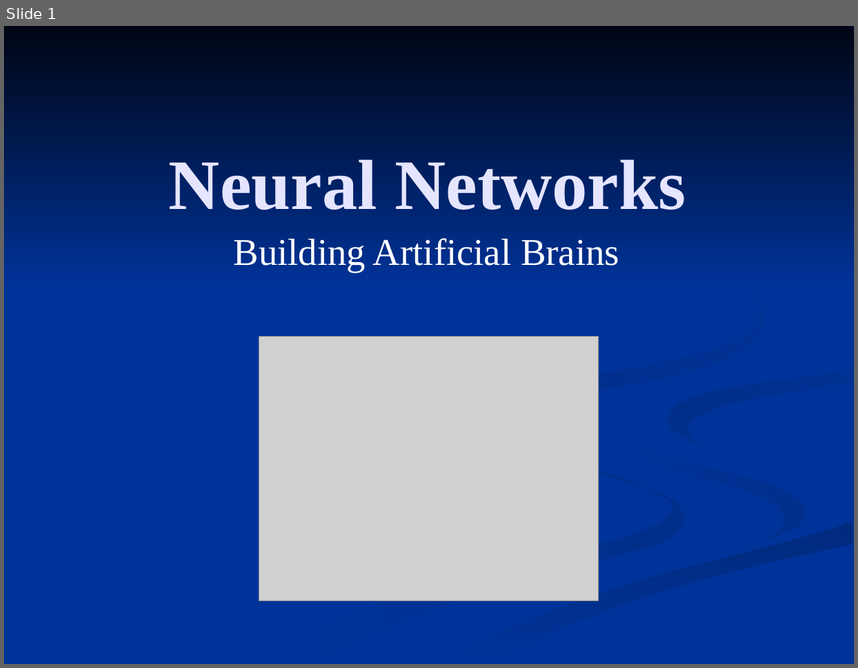
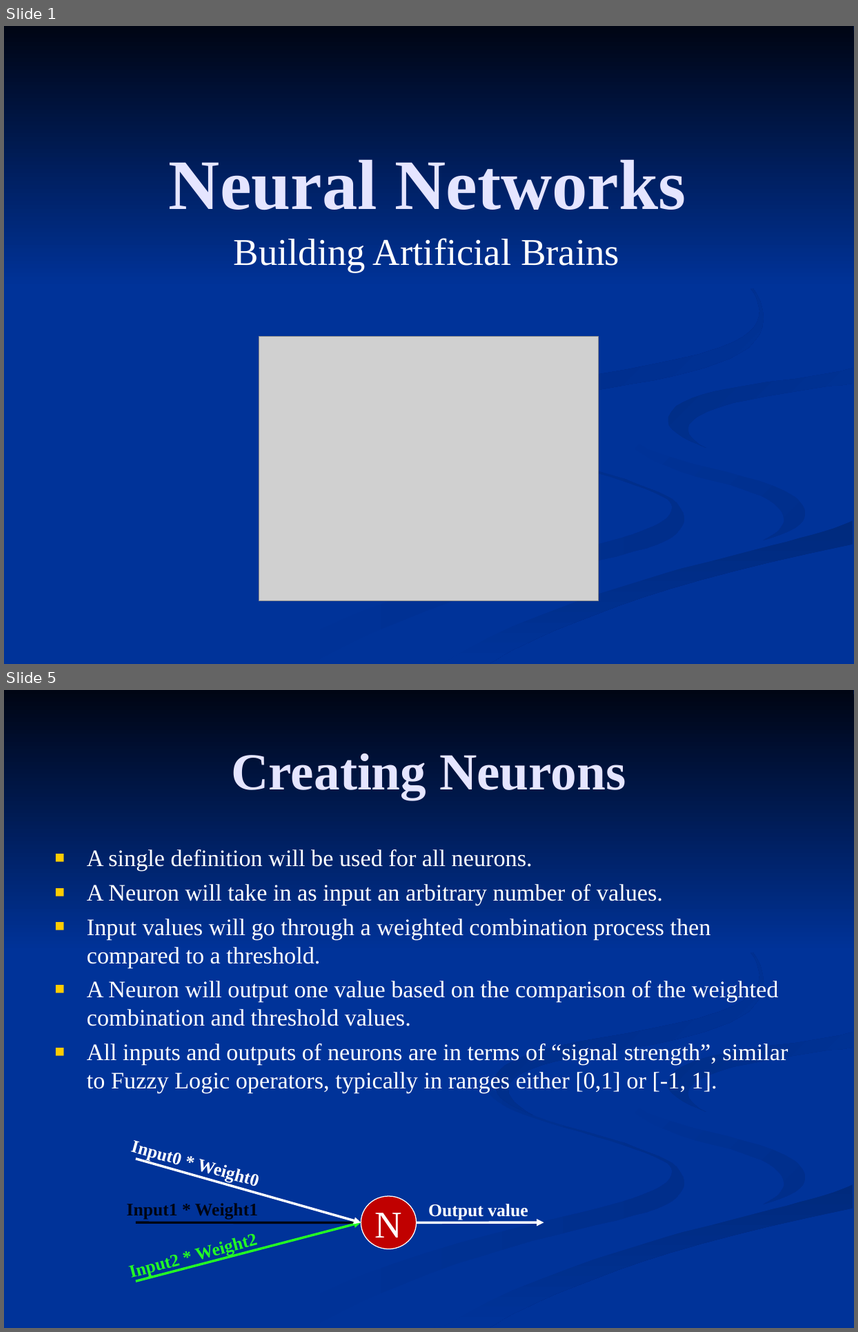
Before and after one commit to FleepyBeepy/Artificial-Intelligence, a slide deck: Lecture Slides/8.2 - Neural Networks.ppt. Shown one above the other, each under a label of ours: slide 1 before the commit, slides 1 and 5 after it; the slides between them are not shown. The pictures are 858x668 and 858x1332 pixels, drawn with LibreOffice and Linux fonts; fonts in the diff are those of the drawing; grey boxes stand for pictures. Boxes give left, top, right and bottom in pixels: in the first picture for what was removed or moved away, otherwise in the second. Text is boxed around its words. In the diff, an @@ line names an element or a change of style, - is before the commit and + after.

```diff
--- a/Lecture Slides/8.2 - Neural Networks.ppt
+++ b/Lecture Slides/8.2 - Neural Networks.ppt
@@ slide 5 added at bbox=[4, 690, 854, 1328], background #003399; not listed: 7 template elements that a slide beside it also shows @@
@@ title added at bbox=[232, 753, 626, 799], 44 pt, text #E5E5FF, bold @@
+Creating Neurons
@@ text added at bbox=[87, 849, 788, 1093], 20 pt, text #FFFFFF @@
+■ A single definition will be used for all neurons.
+■ A Neuron will take in as input an arbitrary number of values.
+■ Input values will go through a weighted combination process then compared to a threshold.
+■ A Neuron will output one value based on the comparison of the weighted combination and threshold values.
+■ All inputs and outputs of neurons are in terms of “signal strength”, similar to Fuzzy Logic operators, typically in ranges either [0,1] or [-1, 1].
@@ text added at bbox=[121, 1128, 290, 1201], 15 pt, text #FFFFFF, bold @@
+Input0 * Weight0
@@ arrow added from (136, 1159) to (361, 1222), #FFFFFF 2.01 pt @@
@@ text added at bbox=[127, 1203, 258, 1219], 15 pt, text #000514, bold @@
+Input1 * Weight1
@@ ellipse added at bbox=[361, 1196, 417, 1248], fill #C00000, outline #FFFFFF 0.74 pt, 32 pt, text #FFFFFF @@
+N
@@ text added at bbox=[428, 1203, 528, 1220], 15 pt, text #FFFFFF, bold @@
+Output value
@@ text added at bbox=[117, 1216, 287, 1288], 15 pt, text #24FF24, bold @@
+Input2 * Weight2
@@ arrow added from (136, 1222) to (361, 1222), #000514 2.01 pt @@
@@ arrow added from (136, 1281) to (361, 1222), #24FF24 2.01 pt @@
@@ arrow added from (417, 1222) to (544, 1222), #FFFFFF 2.01 pt @@
```
Also in this commit, not shown: 3 other slides changed, 12 other slides added, 2 slides removed, 1 other file.
